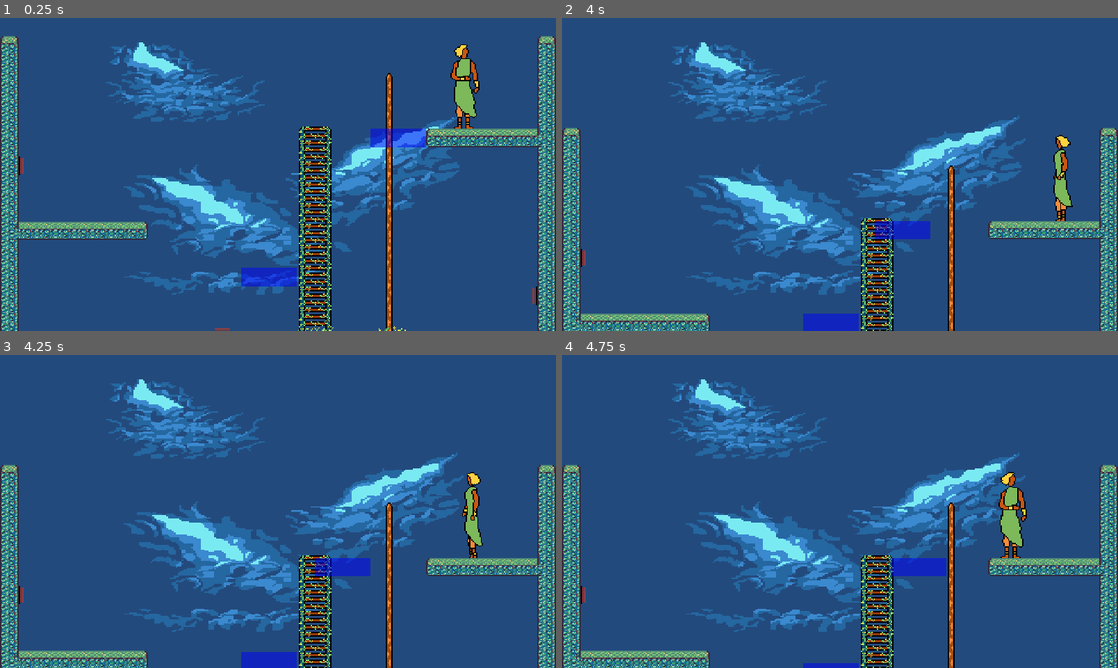
Above: before the commit, frames 1-4 (two rows, left to right).
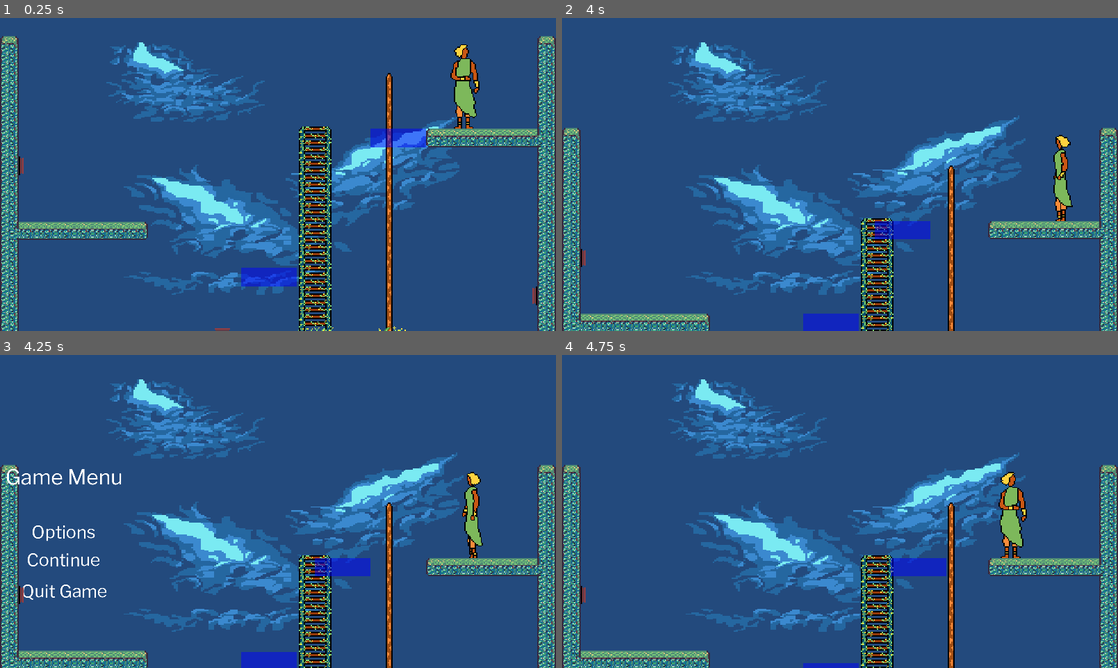
Above: after the commit, the same moments.

Repository: dlbike76/SolarPunk-Jam-2
Game: Godot game, scene res://Source/Levels/Level_Template.tscn
The game is run twice, just before and just after one commit, with the same random seed, the same clock (stepped at 60 frames per second) and the same inputs. Before the commit the project has no main scene; this scene is started directly in both runs.
Inputs (mouse positions are in pixels of both pictures, inside the frame that each line leads up to):
- Up to frame 1 (0.25 s): no input
- Up to frame 2 (4 s): hold D (move_right) 0.53-1.28 s; hold Space (action) 0.53-1.28 s; hold S (move_down) 1.28-2.03 s; tap Space (action) at 1.35, 2.85 s; hold D (move_right) 2.03-2.78 s; hold Space (action) 2.03-2.78 s; hold W (move_up) 2.78-3.53 s; hold A (move_left) from 3.53 s (still down); hold Space (action) from 3.53 s (still down)
- Up to frame 3 (4.25 s): keep holding A (move_left); keep holding Space (action); tap Escape (ui_cancel) at 4.15 s
- Up to frame 4 (4.75 s): release A (move_left) at 4.25 s; release Space (action) at 4.25 s; click (623, 564) at 4.25 s, where only the run after the commit has a clickable "Continue"

Frames 1-2 are identical in both runs. In frame 3, 0.8% of the frame differs, in the area x 1-22%, y 36-79%; in frame 4, nothing differs.

Commit message:
Cleaned up the menu scene and script

Diff:
--- a/Source/Actors/Player.gd
+++ b/Source/Actors/Player.gd
@@ -15,6 +15,12 @@
 
 func _ready() -> void:
 	add_to_group("players")
+
+func _unhandled_input(event):
+	if event.is_action_pressed("ui_cancel"):
+		get_parent().get_node("UI").show()
+		get_parent().get_node("UI/GameMenu").show()
+
 
 func _process(delta: float) -> void:
 	check_collisions_with_non_walls()
@@ -95,3 +101,18 @@
 
 func squish():
 	print ("squished")
+
+
+
+func _on_GameMenu_options_menu_request(caller):
+	# add the options menu scene to the scene tree and show it
+	pass
+
+
+func _on_GameMenu_quit_game_request():
+	#Call a quit game function in case additional clean-up is needed
+	quit_game()
+
+
+func quit_game() -> void :
+	get_tree().quit()
--- a/Source/Levels/Level_Template.tscn
+++ b/Source/Levels/Level_Template.tscn
@@ -13,6 +13,7 @@
 [ext_resource path="res://Source/Non-Solids/Springs/Spring_x_r.tscn" type="PackedScene" id=11]
 [ext_resource path="res://Source/Non-Solids/Springs/Spring_x_l.tscn" type="PackedScene" id=12]
 [ext_resource path="res://Source/Solids/MovingPlatform.tscn" type="PackedScene" id=13]
+[ext_resource path="res://Source/UI/GameMenu.tscn" type="PackedScene" id=14]
 
 [node name="Level02" type="Node2D"]
 
@@ -137,6 +138,17 @@
 scale = Vector2( 1.66667, 1.0625 )
 texture = ExtResource( 3 )
 
+[node name="UI" type="Control" parent="."]
+visible = false
+__meta__ = {
+"_edit_use_anchors_": false
+}
+
+[node name="GameMenu" parent="UI" instance=ExtResource( 14 )]
+
+[connection signal="options_menu_request" from="UI/GameMenu" to="Player" method="_on_GameMenu_options_menu_request"]
+[connection signal="quit_game_request" from="UI/GameMenu" to="Player" method="_on_GameMenu_quit_game_request"]
+
 [editable path="Walls/wall"]
 [editable path="Walls/wall2"]
 [editable path="Walls/wall3"]
--- a/Source/UI/GameMenu.gd
+++ b/Source/UI/GameMenu.gd
@@ -5,25 +5,26 @@
 # var a = 2
 # var b = "text"
 
-onready var the_camera : Camera2D = get_parent().get_parent().get_node("Camera")
-
-var camera_offset : Vector2
+#onready var the_camera : Camera2D = get_parent().get_parent().get_node("Camera")
+#
+#var camera_offset : Vector2
 
 signal options_menu_request(caller)
 signal quit_game_request
 
 # Called when the node enters the scene tree for the first time.
-func _ready():
-	pass # Replace with function body.
+#func _ready():
+#	pass # Replace with function body.
 
 
 
-func _process(delta):
-	pass
+#func _process(delta):
+#	pass
 
 
 
 func _unhandled_input(event):
+	#This isn't working to hide the menu - need to investigate why...
 	if event.is_action_pressed("ui_cancel"):
 		self.hide()
 
--- a/project.godot
+++ b/project.godot
@@ -39,6 +39,7 @@
 [application]
 
 config/name="My Game"
+run/main_scene="res://Source/Levels/Level_Template.tscn"
 config/icon="res://icon.png"
 
 [autoload]
Not shown: 1 places in Source/Levels/Level_Template.tscn that only renumber resources
